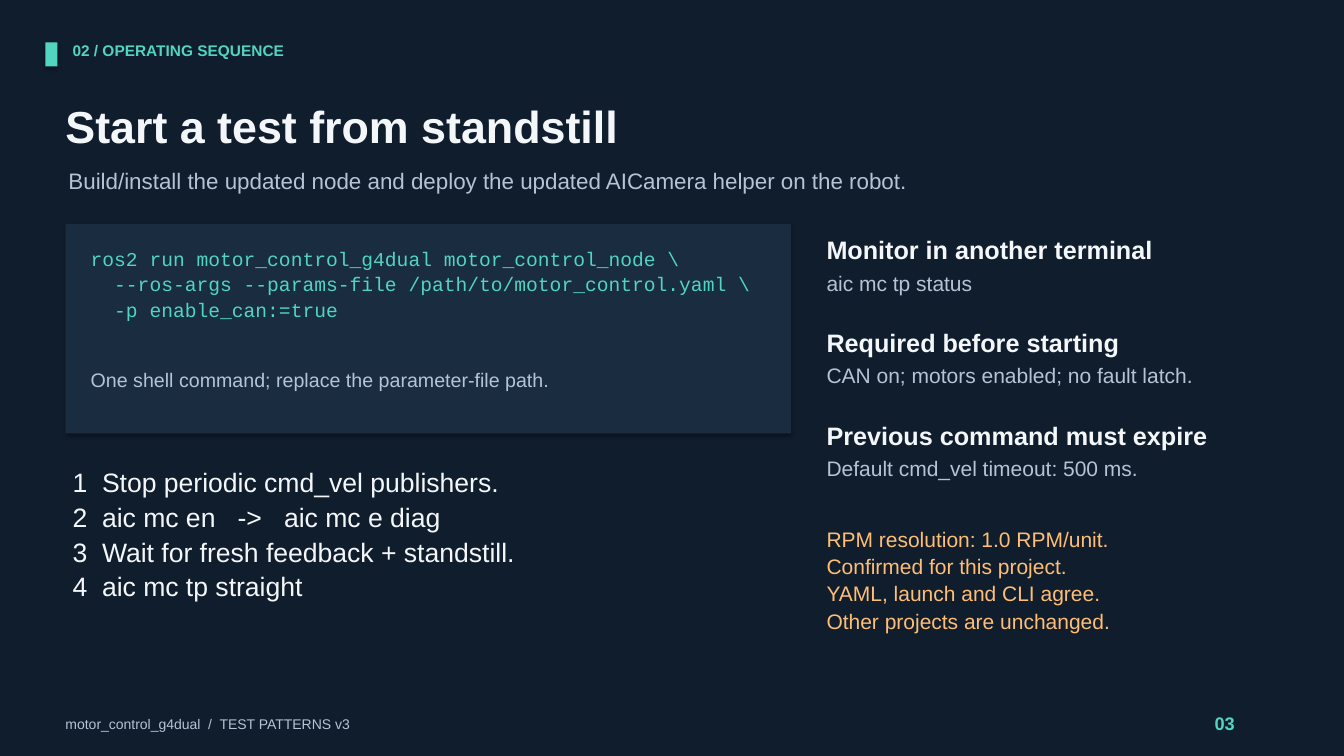
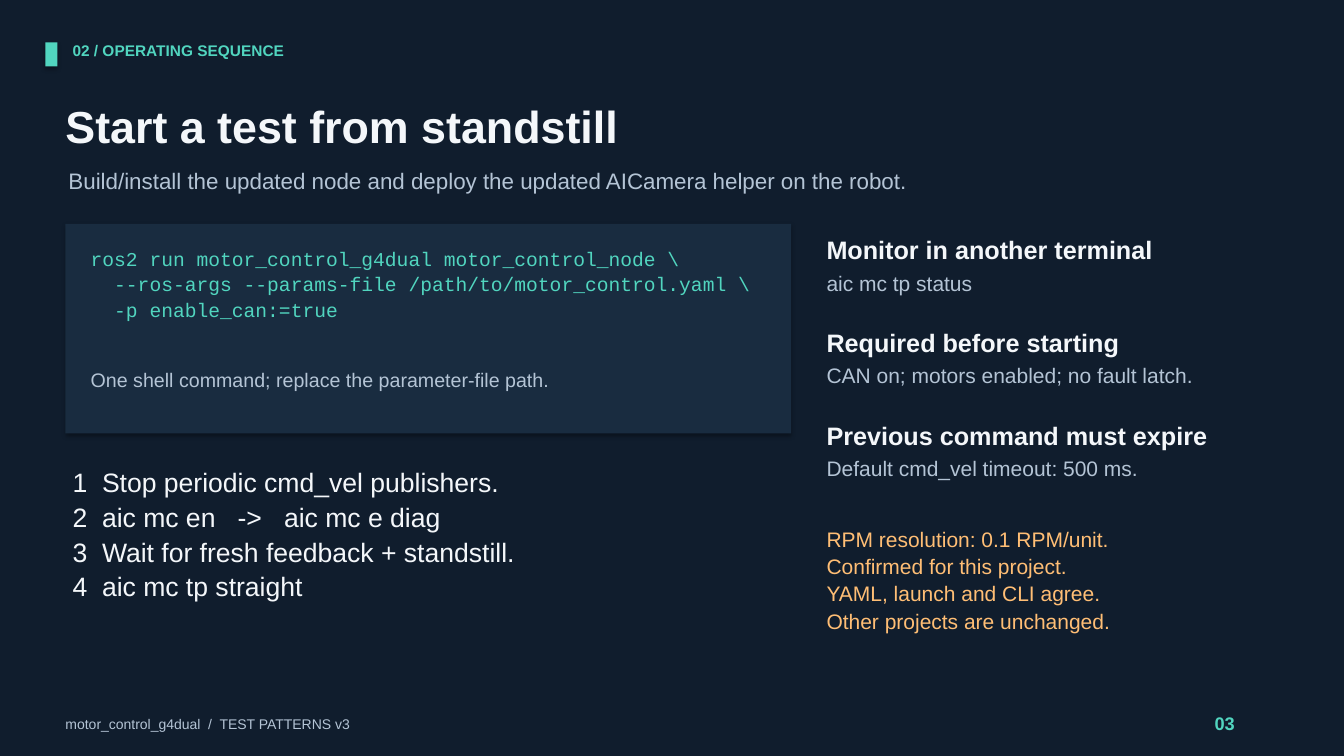
Before and after one commit to graygray/motorContol_g4dual, a slide deck: slide 3 of docs/test_patterns.pptx. Drawn at 1344x756 pixels with LibreOffice and Linux fonts; fonts in the diff are those of the drawing. Boxes give left, top, right and bottom in pixels: in the first picture for what was removed or moved away, otherwise in the second. Text is boxed around its words. In the diff, an @@ line names an element or a change of style, - is before the commit and + after.

Commit message:
Set default command resolution to tenths of an RPM

```diff
--- a/docs/test_patterns.pptx
+++ b/docs/test_patterns.pptx
@@ text at (x1=827, y1=531, x2=1108, y2=548): text changed @@
-RPM resolution: 1.0 RPM/unit.
+RPM resolution: 0.1 RPM/unit.
```
Also in this commit, not shown: 8 other files.
